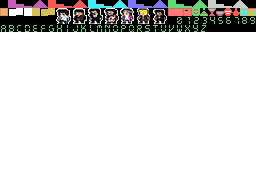
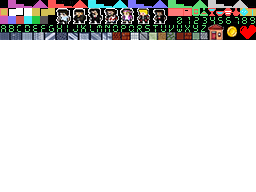
Comparing the layer stacks of the two w=256, h=192 images. Changes:
renamed "Capa 10" to "Capa 16", painted on it over [0, 16, 256, 40]
removed layer "Capa 9" over [0, 16, 256, 32]
